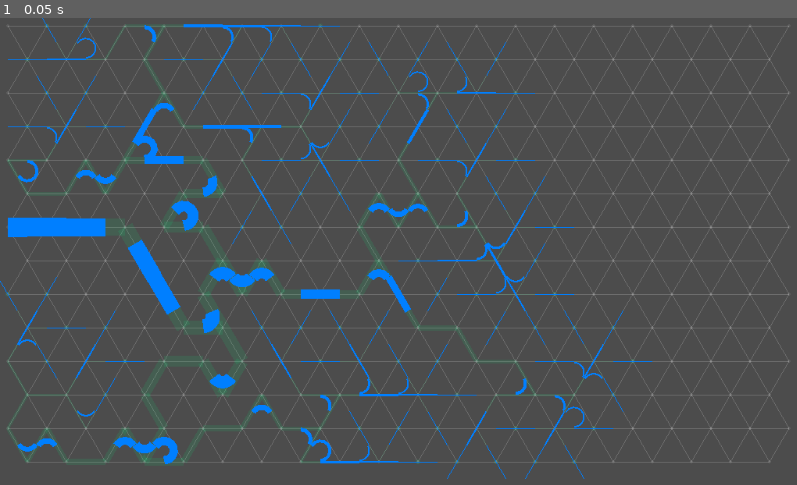
Above: before the commit, frame 1.
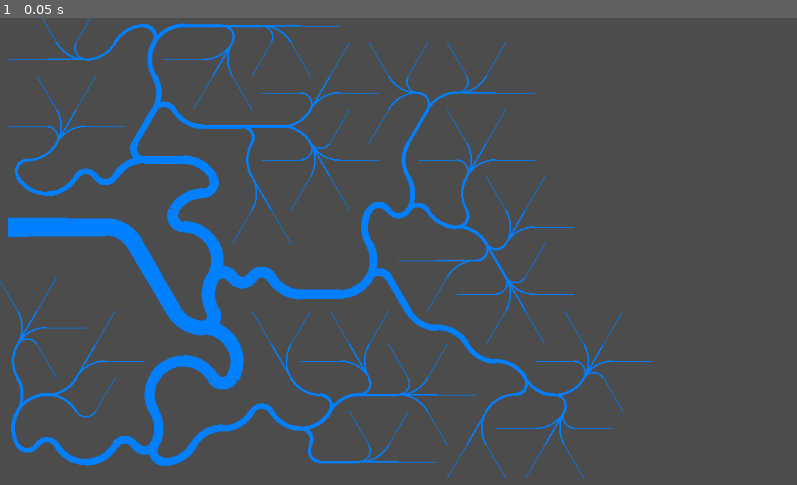
Above: after the commit, the same moment.

Repository: MichaelReel/2DMapGen
Game: Godot game, scene res://TrigridRivers.tscn
Same seed, same stepped clock (60 frames per second), same inputs: the game is played once before the commit and once after it. This scene is started directly instead of the project's main scene.
Inputs:
- Up to frame 1 (0.05 s): no input

The runs differ from the first frame. In frame 1, 7.9% of the frame differs, in the area x 0-99%, y 1-96%.

Commit message:
Roughly approaching the intended effect.

Diff:
--- a/TrigridRivers.gd
+++ b/TrigridRivers.gd
@@ -149,20 +149,24 @@
 			var center : Vector2 = (a + b + c) / 3
 			var start_angle : float = (mid_ab - center).angle()
 			var end_angle : float = (mid_bc - center).angle()
-			# Need to know when to go CCW instead
-#			if (end_angle - start_angle > PI):
-#				print ("s: " + str(start_angle) + ", e: " + str(end_angle) )
-#				var temp = start_angle
-#				start_angle = end_angle
-#				end_angle = temp
-
-			canvas.draw_arc(center, RADIUS, start_angle, end_angle, 10, color, line_width)
-#		else:
-#			# Tight acute equalateral curve
-#			var center : Vector2 = a + (c - b)
-#			var start_angle : float = (mid_ab - center).angle()
-#			var end_angle : float = (mid_bc - center).angle()
-#			canvas.draw_arc(center, TRI_HEIGHT, start_angle, end_angle, 20, color, line_width)
+			# Angles that go through +- PI need modifying
+			if (end_angle - start_angle) > PI:
+				end_angle -= 2 * PI
+			if (end_angle - start_angle) < -PI:
+				end_angle += 2 * PI
+
+			canvas.draw_arc(center, RADIUS * 1.125, start_angle, end_angle, RADIUS * 1.25, color, line_width)
+		else:
+#			# Open obtuse equalateral curve
+			var center : Vector2 = a + (c - b)
+			var start_angle : float = (mid_ab - center).angle()
+			var end_angle : float = (mid_bc - center).angle()
+			# Angles that go through +- PI need modifying
+			if (end_angle - start_angle) > PI:
+				end_angle -= 2 * PI
+			if (end_angle - start_angle) < -PI:
+				end_angle += 2 * PI
+			canvas.draw_arc(center, TRI_HEIGHT, start_angle, end_angle, 20, color, line_width)
 
 	static func ccw(a, b, c):
 		# Returns -1: clockwise, 0: collinear, 1:anti-clockwise
@@ -197,6 +201,22 @@
 	grid.flow_from(0, 6, START_DEPTH)
 
 func _draw():
-	grid.draw_guides(self, Color(1.0, 1.0, 1.0, 0.1))
-	grid.draw_flow_debug(self, Color(0.0, 1.0, 0.5, 0.1))
+
+#	var center := Vector2(width / 4, height / 2)
+#	var radius := width / 8
+#	var start_angle := PI
+#	var end_angle := PI / 4
+#	var points : int = radius * 1.25
+#	var color := Color(0.5, 0.5, 1.0, 1.0)
+#	var line_width := height / 10
+#	var antialiased := false
+#
+#	draw_arc(center, radius, start_angle, end_angle, points, color, line_width, antialiased)
+#	center = Vector2(3 * width / 4, height / 2)
+#	start_angle = -3 * PI / 4
+#	end_angle = -2 * PI + 3 * PI / 4
+#	draw_arc(center, radius, start_angle, end_angle, points, color, line_width, antialiased)
+
+#	grid.draw_guides(self, Color(1.0, 1.0, 1.0, 0.1))
+#	grid.draw_flow_debug(self, Color(0.0, 1.0, 0.5, 0.1))
 	grid.draw_flows(self, Color(0.0, 0.5, 1.0, 1.0))
